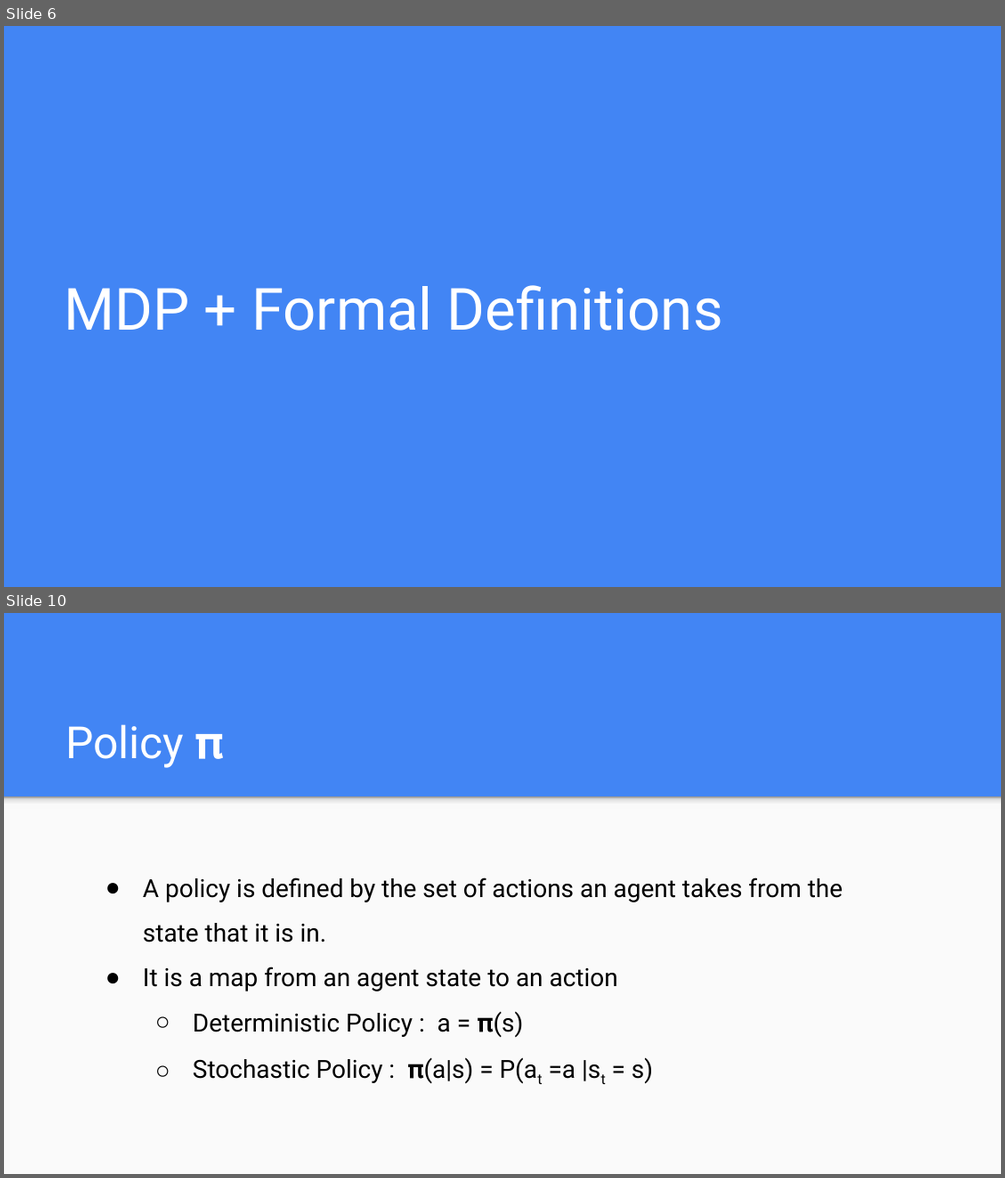
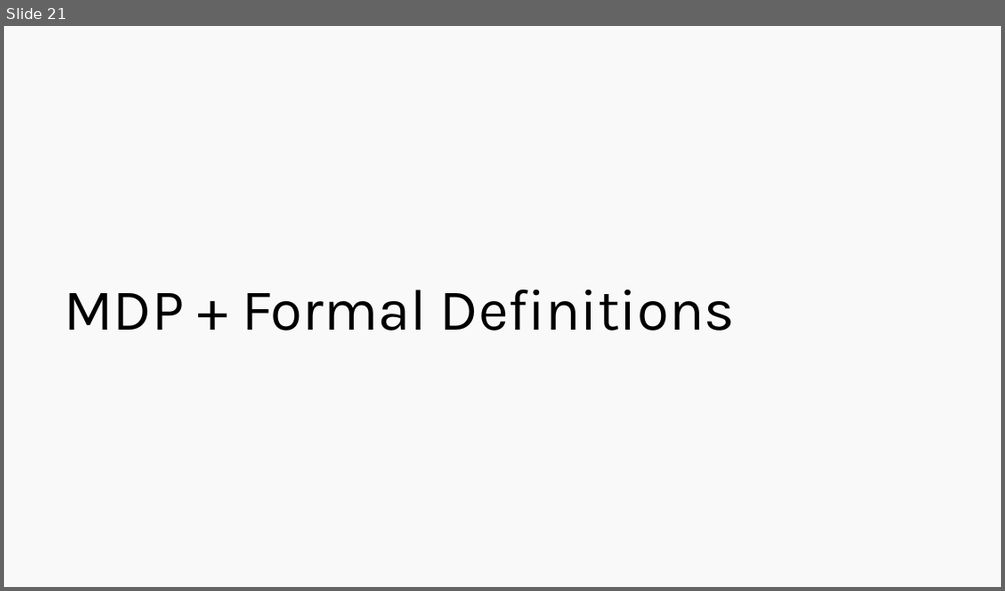
Before and after one commit to Harvard-IACS/2019-CS109B, a slide deck: docs/lectures/lecture14/presentation/cs109b_lecture14_RL.pptx. Shown one above the other, each under a label of ours: slides 6 and 10 before the commit, slide 21 after it; the slides between them are not shown. The pictures are 1005x1178 and 1005x591 pixels, drawn with LibreOffice and Linux fonts; fonts in the diff are those of the drawing. Boxes give left, top, right and bottom in pixels: in the first picture for what was removed or moved away, otherwise in the second. Text is boxed around its words. In the diff, an @@ line names an element or a change of style, - is before the commit and + after.

```diff
--- a/docs/lectures/lecture14/presentation/cs109b_lecture14_RL.pptx
+++ b/docs/lectures/lecture14/presentation/cs109b_lecture14_RL.pptx
@@ slide 10 removed at <box>4,613,1001,1174</box>, background #4285F4 @@
@@ title removed at <box>65,724,225,768</box> @@
-Policy 𝛑
@@ rectangle removed at <box>4,796,1001,1173</box> @@
@@ rectangle removed at <box>4,796,1001,809</box> @@
@@ text removed at <box>143,877,842,1084</box> @@
-● A policy is defined by the set of actions an agent takes from the state that it is in.
-● It is a map from an agent state to an action
-  ○ Deterministic Policy : a = 𝛑(s)
-  ○ Stochastic Policy : 𝛑(a|s) = P(at =a |st = s)
@@ what was slide 6 is now slide 21 @@
@@ slide 21 changed as well @@
@@ background #4285F4 to #F9F9F9 @@
@@ title "MDP + Formal Definitions" at <box>65,289,735,330</box>: font Roboto to Karla, text colour #FFFFFF to #000000 @@
```
Also in this commit, not shown: 11 other slides changed, 52 slides added, 15 other slides removed, 33 other files.
